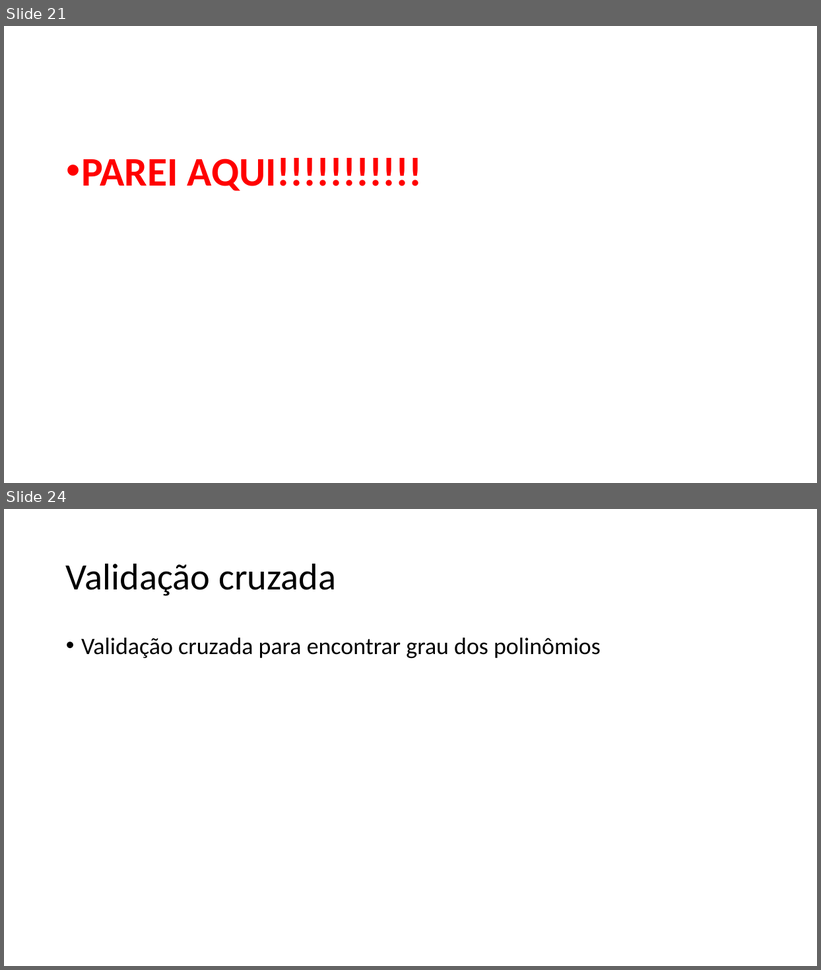
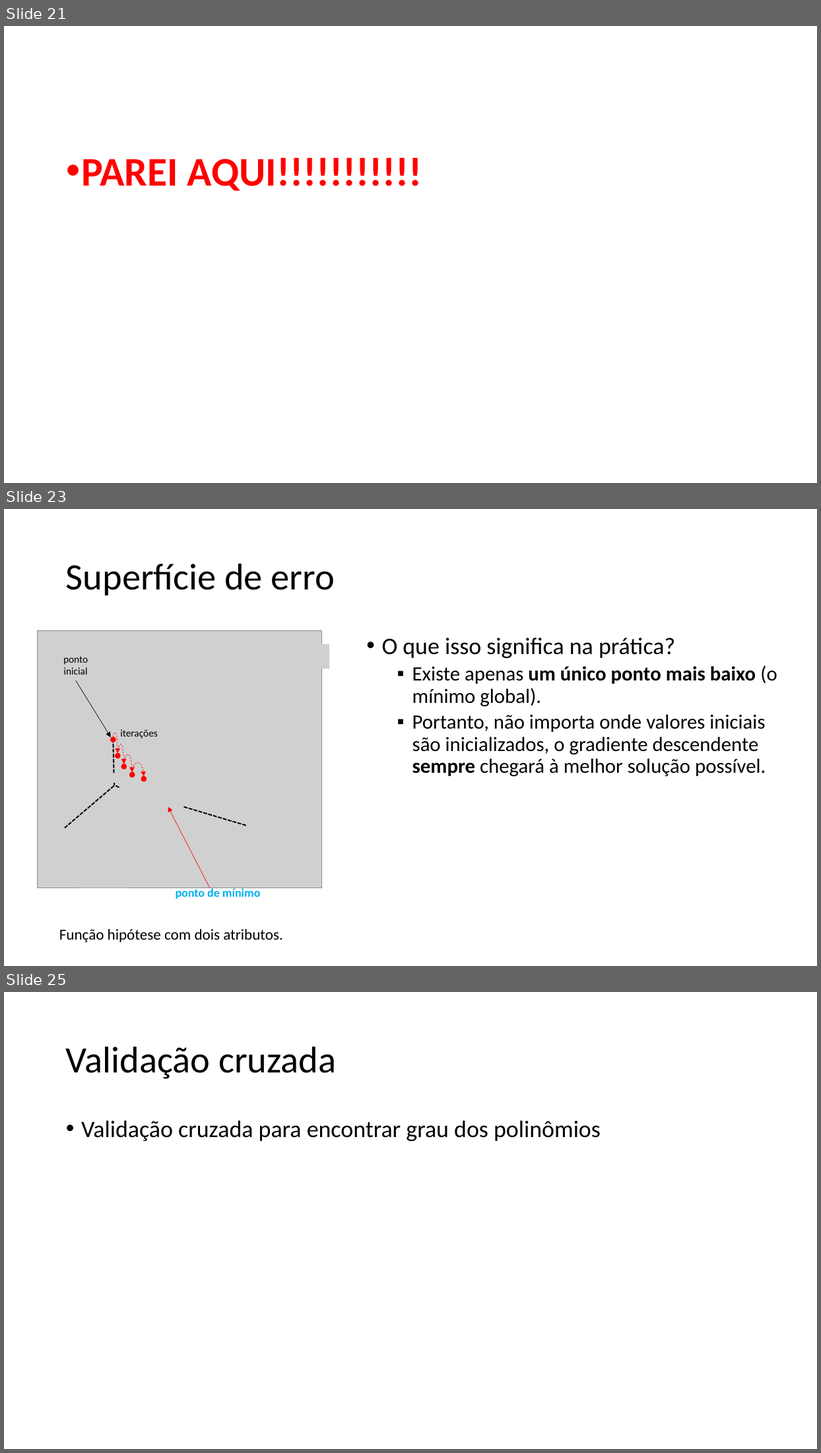
Before and after one commit to zz4fap/c24_inteligencia_artificial, a slide deck: slides/C24_Regressão.pptx. Shown one above the other, each under a label of ours: slides 21 and 24 before the commit, slides 21, 23 and 25 after it; the slides between them are not shown. The pictures are 821x970 and 821x1453 pixels, drawn with LibreOffice and Linux fonts; fonts in the diff are those of the drawing; grey boxes stand for pictures. Boxes give left, top, right and bottom in pixels: in the first picture for what was removed or moved away, otherwise in the second. Text is boxed around its words. In the diff, an @@ line names an element or a change of style, - is before the commit and + after.

```diff
--- a/slides/C24_Regressão.pptx
+++ b/slides/C24_Regressão.pptx
@@ slide 23 added at (4, 509, 817, 966), background #FFFFFF @@
@@ title added at (66, 563, 335, 595), 44 pt, text #000000 @@
+Superfície de erro
@@ text added at (382, 638, 778, 777), 24 pt, text #000000 @@
+• O que isso significa na prática?
+  ▪ Existe apenas um único ponto mais baixo (o mínimo global).
+  ▪ Portanto, não importa onde valores iniciais são inicializados, o gradiente descendente sempre chegará à melhor solução possível.
@@ group added at (38, 631, 330, 899): 5 ellipses, 5 lines, 4 pictures, 4 curved arrows, 3 texts, 2 arrows @@
+ponto de mínimo
+iterações
+ponto inicial
@@ text added at (59, 929, 283, 943), 18 pt, text #000000 @@
+Função hipótese com dois atributos.
@@ what was slide 24 is now slide 25 @@
```
Also in this commit, not shown: 2 slides changed, 2 other slides added, 2 slides removed.
